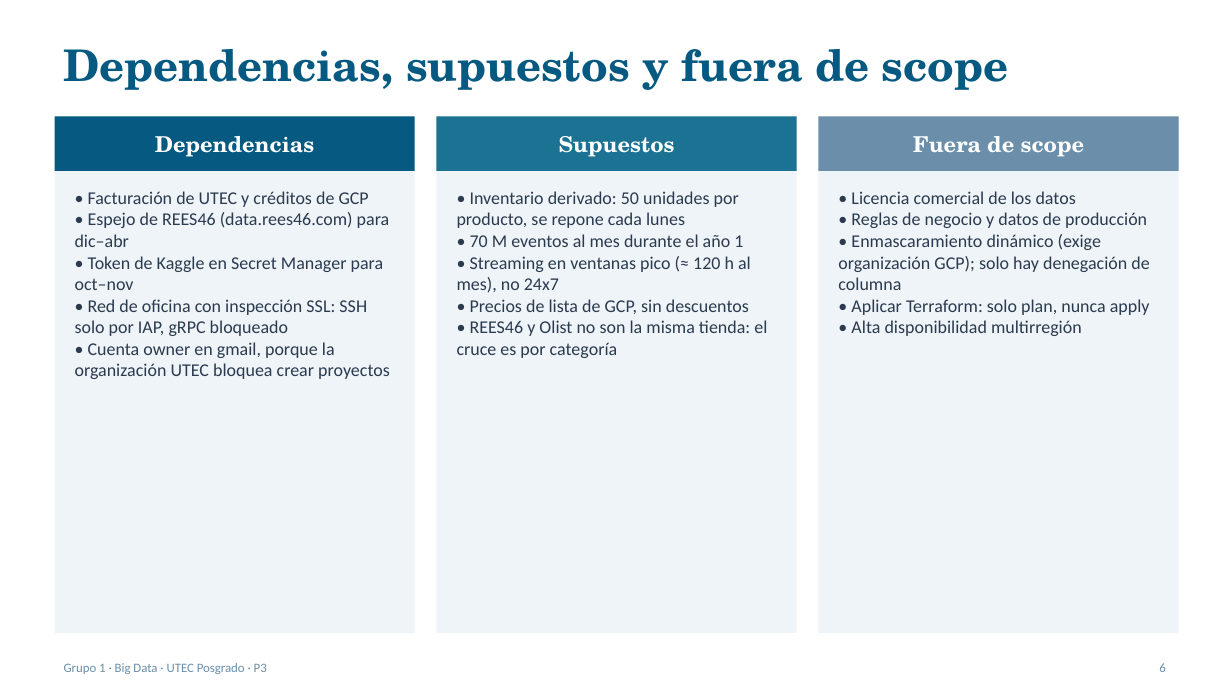
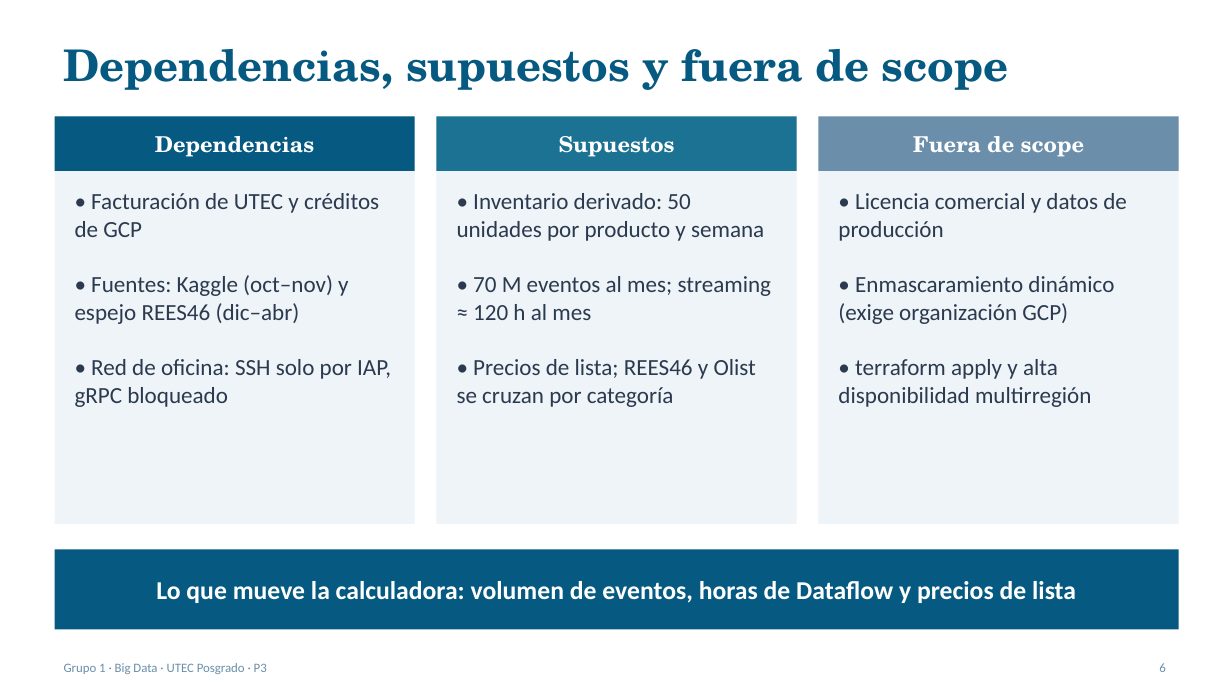
Before and after one commit to RVargasC22/bigdata-g1-ecommerce-gcp, a slide deck: slide 6 of docs/p3/Sustentacion_P3.pptx. Drawn at 1232x693 pixels with LibreOffice and Linux fonts; fonts in the diff are those of the drawing. Boxes give left, top, right and bottom in pixels: in the first picture for what was removed or moved away, otherwise in the second. Text is boxed around its words. In the diff, an @@ line names an element or a change of style, - is before the commit and + after.

```diff
--- a/docs/p3/Sustentacion_P3.pptx
+++ b/docs/p3/Sustentacion_P3.pptx
@@ rectangle: place and size @@
-rectangle at (55, 116, 415, 633)
+rectangle at (55, 116, 415, 524)
@@ rectangle: place and size @@
-rectangle at (436, 116, 797, 633)
+rectangle at (436, 116, 797, 524)
@@ rectangle: place and size @@
-rectangle at (819, 116, 1179, 633)
+rectangle at (819, 116, 1179, 524)
@@ text at (75, 193, 379, 237): size 14 to 18 pt in "• Facturación de UTEC y créditos de ..." @@
@@ text at (457, 193, 771, 407): text changed; size 14 to 18 pt @@
-• Inventario derivado: 50 unidades por producto, se repone cada lunes
-• 70 M eventos al mes durante el año 1
-• Streaming en ventanas pico (≈ 120 h al mes), no 24x7
-• Precios de lista de GCP, sin descuentos
-• REES46 y Olist no son la misma tienda: el cruce es por categoría
+• Inventario derivado: 50 unidades por producto y semana
+• 70 M eventos al mes; streaming ≈ 120 h al mes
+• Precios de lista; REES46 y Olist se cruzan por categoría
@@ text at (838, 193, 1127, 407): text changed; size 14 to 18 pt @@
-• Licencia comercial de los datos
-• Reglas de negocio y datos de producción
-• Enmascaramiento dinámico (exige organización GCP); solo hay denegación de columna
-• Aplicar Terraform: solo plan, nunca apply
-• Alta disponibilidad multirregión
+• Licencia comercial y datos de producción
+• Enmascaramiento dinámico (exige organización GCP)
+• terraform apply y alta disponibilidad multirregión
@@ text at (75, 275, 391, 407): text changed; size 14 to 18 pt @@
-• Espejo de REES46 (data.rees46.com) para dic–abr
-• Token de Kaggle en Secret Manager para oct–nov
-• Red de oficina con inspección SSL: SSH solo por IAP, gRPC bloqueado
-• Cuenta owner en gmail, porque la organización UTEC bloquea crear proyectos
+• Fuentes: Kaggle (oct–nov) y espejo REES46 (dic–abr)
+• Red de oficina: SSH solo por IAP, gRPC bloqueado
@@ rectangle added at (55, 549, 1179, 629), fill #065A82, 20 pt, text #FFFFFF, bold @@
+Lo que mueve la calculadora: volumen de eventos, horas de Dataflow y precios de lista
```
Also in this commit, not shown: 4 other slides changed, 1 other file.
